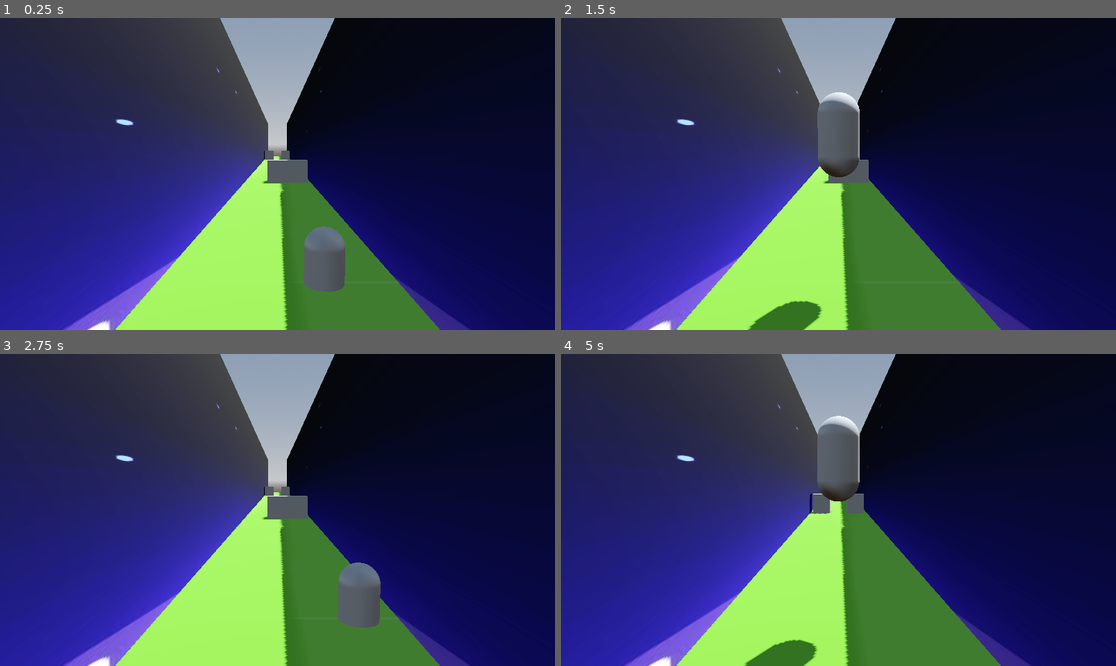
Above: before the commit, frames 1-4 (two rows, left to right).
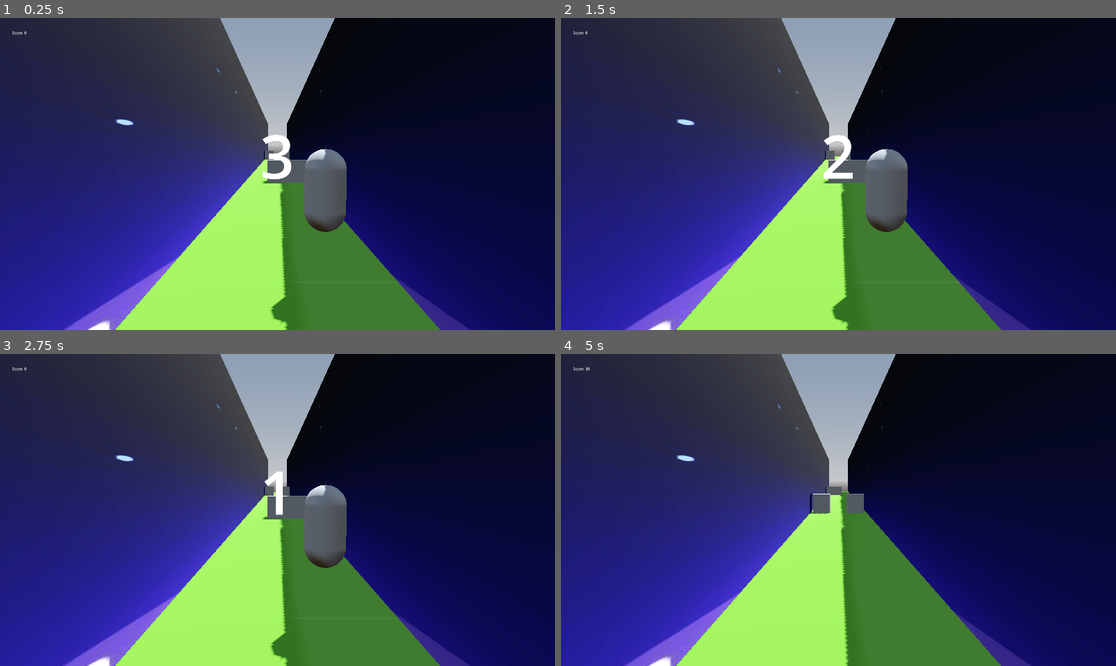
Above: after the commit, the same moments.

Repository: lucasthierry17/Soccer_Runner
Game: Godot game, scene res://world.tscn
Same seed, same stepped clock (60 frames per second), same inputs: the game is played once before the commit and once after it.
Inputs:
- Up to frame 1 (0.25 s): no input
- Up to frame 2 (1.5 s): tap Enter (ui_accept) at 0.5, 0.6, 0.77, 1.07, 1.35 s; hold Right (ui_right) 0.53-1.28 s; hold Left (ui_left) from 1.28 s (still down)
- Up to frame 3 (2.75 s): tap Enter (ui_accept) at 1.52, 1.82, 2.1 s; release Left (ui_left) at 2.03 s; hold Right (ui_right) from 2.03 s (still down)
- Up to frame 4 (5 s): tap Enter (ui_accept) at 2.85, 3.02, 3.32, 3.6, 3.77, 4.07, 4.35, 4.52, 4.82 s; release Right (ui_right) at 3.53 s; hold Left (ui_left) from 3.53 s (still down)

The runs differ from the first frame. In frame 1, 3.6% of the frame differs, in the area x 2-63%, y 4-98%; in frame 2, 4.6%, in the area x 2-63%, y 4-100%; in frame 3, 3.6%; in frame 4, 2.6%.

Commit message:
Added the timer and the score

Diff:
--- a/player.gd
+++ b/player.gd
@@ -1,73 +1,102 @@
 extends CharacterBody3D
 
-# Player's side movement speed (left/right)
+# Constants and variables
 const SIDE_SPEED = 5.0
-const JUMP_FORCE = 15.0  # Jump force
-const GRAVITY = 50.0  # Gravity strength
+const JUMP_FORCE = 15.0
+const GRAVITY = 50.0
 
-# Lane width
 @export var lane_width: float = 1.0
-# Max lane boundaries (0 is middle, -1 is left, 1 is right)
 @export var max_lanes: int = 1
-# Current lane (0 = middle, -1 = left, 1 = right)
 var current_lane: int = 0
 var target_x_position: float = 0.0
-var switch_duration: float = 0.3  # Duration of the lane switch
+var switch_duration: float = 0.3
 var switch_time: float = 0.0
-var is_switching: bool = false  # Whether the player is currently switching lanes
+var is_switching: bool = false
+var can_move: bool = false
+var elapsed_time: float = 0.0
 
-# Easing function for smooth acceleration and deceleration
+var terrain_distance_moved: float = 0.0  # Tracks terrain movement along z-axis
+
+# Countdown and score variables
+var countdown_label: Label
+var score_label: Label
+var rows_passed: int = 0  # Tracking rows passed
+
+func _ready() -> void:
+	current_lane = 0
+	update_position()
+	start_countdown()
+
+	# Score label setup
+	score_label = Label.new()
+	score_label.position = Vector2(50, 50)  # Adjust to top-left
+	score_label.text = "Score: 0"
+
+	add_child(score_label)
+
+	# Easing function for smooth acceleration and deceleration
 func ease_in_out_quad(t: float) -> float:
 	if t < 0.5:
 		return 2 * t * t
 	else:
 		return -1 + (4 - 2 * t) * t
 
-func _ready() -> void:
-	# Initialize player in the middle lane
-	current_lane = 0
-	update_position()
+
+func start_countdown() -> void:
+	elapsed_time = 0.0
+	can_move = false
+	await get_tree().create_timer(3.0).timeout
+	can_move = true
+
 
 func _physics_process(_delta: float) -> void:
-	# Detect lane switching input
-	if Input.is_action_just_pressed("ui_left") and current_lane > -max_lanes and not is_switching:
-		current_lane -= 1
-		start_lane_switch()
-	elif Input.is_action_just_pressed("ui_right") and current_lane < max_lanes and not is_switching:
-		current_lane += 1
-		start_lane_switch()
+	if can_move:
+		# Handle side movement and jumping as before
+		if Input.is_action_just_pressed("ui_left") and current_lane > -max_lanes and not is_switching:
+			current_lane -= 1
+			start_lane_switch()
+		elif Input.is_action_just_pressed("ui_right") and current_lane < max_lanes and not is_switching:
+			current_lane += 1
+			start_lane_switch()
 
-	# Smooth lane transition using easing if switching lanes
+		# Track terrain movement and update score
+		terrain_distance_moved += _delta * 20  # Replace with your terrain movement speed
+		if terrain_distance_moved >= 1.0:  # Assuming 1 unit per row
+			rows_passed += 1
+			score_label.text = "Score: " + str(rows_passed)
+			terrain_distance_moved = 0.0  # Reset for the next row
+
+		if not is_on_floor():
+			velocity.y -= GRAVITY * _delta
+		else:
+			velocity.y = 0
+		if Input.is_action_just_pressed("ui_accept"):
+			velocity.y = JUMP_FORCE
 	if is_switching:
 		switch_time += _delta
-		var t = min(switch_time / switch_duration, 1.0)  # Normalized time (0 to 1)
+		var t = min(switch_time / switch_duration, 1.0)
 		position.x = lerp(position.x, target_x_position, ease_in_out_quad(t))
+		if t >= 1.0:
+			is_switching = false
 
-		# Check if switch is complete
-		if t >= 1.0:
-			is_switching = false  # Stop switching
 
-	# Apply gravity when not on the floor
-	if not is_on_floor():
-		velocity.y -= GRAVITY * _delta  # Apply gravity while in the air
-	else:
-		# Reset Y velocity when on the floor and prepare for jump
-		velocity.y = 0
 
-		# Handle jump input when on the floor
-		if Input.is_action_just_pressed("ui_accept"):
-			velocity.y = JUMP_FORCE # Apply jump force
+	move_and_slide()
+	update_score()  # Call to update the score
 
-	# Move the player using built-in velocity
-	move_and_slide()
+func update_score() -> void:
+	# Check if terrain blocks have moved past the player and update the score
+	for block in get_tree().get_nodes_in_group("terrain_blocks"):
+		if block.translation.z < position.z:
+			rows_passed += 1
+			score_label.text = "Score: " + str(rows_passed)
+			block.translation.z += 10  # Move the block to the front for an endless effect
 
-# function to start lane switch and initialize parameters
 func start_lane_switch() -> void:
 	target_x_position = current_lane * lane_width
-	switch_time = 0.0  # Reset timer for each switch
-	is_switching = true  # Set flag to indicate lane switching
+	switch_time = 0.0
+	is_switching = true
 
-# Function to update the player's target X position based on the current lane
 func update_position() -> void:
 	target_x_position = current_lane * lane_width
-	switch_time = 0.0  # Reset timer for each switch
+	switch_time = 0.0
--- a/project.godot
+++ b/project.godot
@@ -20,6 +20,10 @@
 window/size/viewport_width=2304
 window/size/viewport_height=1296
 
+[global_group]
+
+stopwatch=""
+
 [input]
 
 jump={
--- /dev/null
+++ b/score_label.gd
@@ -0,0 +1 @@
+extends Label
--- /dev/null
+++ b/start_timer.gd
@@ -0,0 +1,20 @@
+extends Label
+
+# Countdown start number
+var countdown_time: int = 3
+
+# Start the countdown when the node is ready
+func _ready() -> void:
+	# Start the countdown coroutine
+	start_countdown()
+
+# Coroutine function for countdown
+func start_countdown() -> void:
+	while countdown_time > 0:
+		text = str(countdown_time)  # Update label text to show countdown
+		await get_tree().create_timer(1.0).timeout  # Wait for 1 second
+		countdown_time -= 1  # Decrease the countdown number
+
+	text = "GO!"  # Display "GO!" after countdown ends
+	await get_tree().create_timer(1.0).timeout  # Wait for 1 more second
+	hide()  # Hide the label after displaying "GO!"
--- /dev/null
+++ b/stop_watch.gd
@@ -0,0 +1,11 @@
+extends Node
+
+class_name Stopwatch
+
+var time = 0.0
+
+func _process(delta):
+	time -= delta
+
+func reset():
+	time = 3.0
--- /dev/null
+++ b/stop_watch.tscn
@@ -0,0 +1,6 @@
+[gd_scene load_steps=2 format=3 uid="uid://bq7y8q2unfudu"]
+
+[ext_resource type="Script" path="res://stop_watch.gd" id="1_vjp5k"]
+
+[node name="StopWatch" type="Node" groups=["stopwatch"]]
+script = ExtResource("1_vjp5k")
--- a/terrain_controller.gd
+++ b/terrain_controller.gd
@@ -5,6 +5,11 @@
 var TerrainBlocks: Array = []
 ## The set of terrain blocks which are currently rendered to viewport
 var terrain_belt: Array[MeshInstance3D] = []
+
+# Test in order to add the counter
+var row_spacing: float = 5.0
+# Test changes over
+
 @export var terrain_velocity: float = 10.0  # Should be faster than player's speed to simulate movement
 @export var num_terrain_blocks = 3
 @export var lane_width: float = 1.0 # Define the lane of each lane
--- /dev/null
+++ b/timer.gd
@@ -0,0 +1 @@
+extends Timer
--- a/world.tscn
+++ b/world.tscn
@@ -1,9 +1,11 @@
-[gd_scene load_steps=16 format=3 uid="uid://cno840nyxxpw2"]
+[gd_scene load_steps=18 format=3 uid="uid://cno840nyxxpw2"]
 
 [ext_resource type="Script" path="res://player.gd" id="1_rjl68"]
 [ext_resource type="PackedScene" uid="uid://odgtnpypykcy" path="res://terrain_controller.tscn" id="1_wvryj"]
 [ext_resource type="Script" path="res://camera_3d.gd" id="2_axcet"]
 [ext_resource type="Texture2D" uid="uid://dy20xppvhjqw7" path="res://docs/5205447.jpg" id="4_3t6g1"]
+[ext_resource type="PackedScene" uid="uid://bq7y8q2unfudu" path="res://stop_watch.tscn" id="5_g7nri"]
+[ext_resource type="Script" path="res://start_timer.gd" id="6_nwaes"]
 
 [sub_resource type="ProceduralSkyMaterial" id="ProceduralSkyMaterial_om122"]
 sky_horizon_color = Color(0.64625, 0.65575, 0.67075, 1)
@@ -93,3 +95,26 @@
 [node name="MeshInstance3D" type="MeshInstance3D" parent="RightWall"]
 transform = Transform3D(-4.37114e-08, 0, 1, 0, 1, 0, -1, 0, -4.37114e-08, 0, 0, 0)
 mesh = SubResource("BoxMesh_j3f3o")
+
+[node name="StopWatch" parent="." instance=ExtResource("5_g7nri")]
+
+[node name="Label" type="Label" parent="StopWatch" groups=["stopwatch"]]
+custom_minimum_size = Vector2(500, 500)
+anchors_preset = 8
+anchor_left = 0.5
+anchor_top = 0.5
+anchor_right = 0.5
+anchor_bottom = 0.5
+offset_left = -101.0
+offset_top = -98.0
+offset_right = 99.0
+offset_bottom = 102.0
+grow_horizontal = 2
+grow_vertical = 2
+size_flags_horizontal = 0
+size_flags_vertical = 0
+theme_override_font_sizes/font_size = 250
+text = "Start
+"
+horizontal_alignment = 1
+script = ExtResource("6_nwaes")
